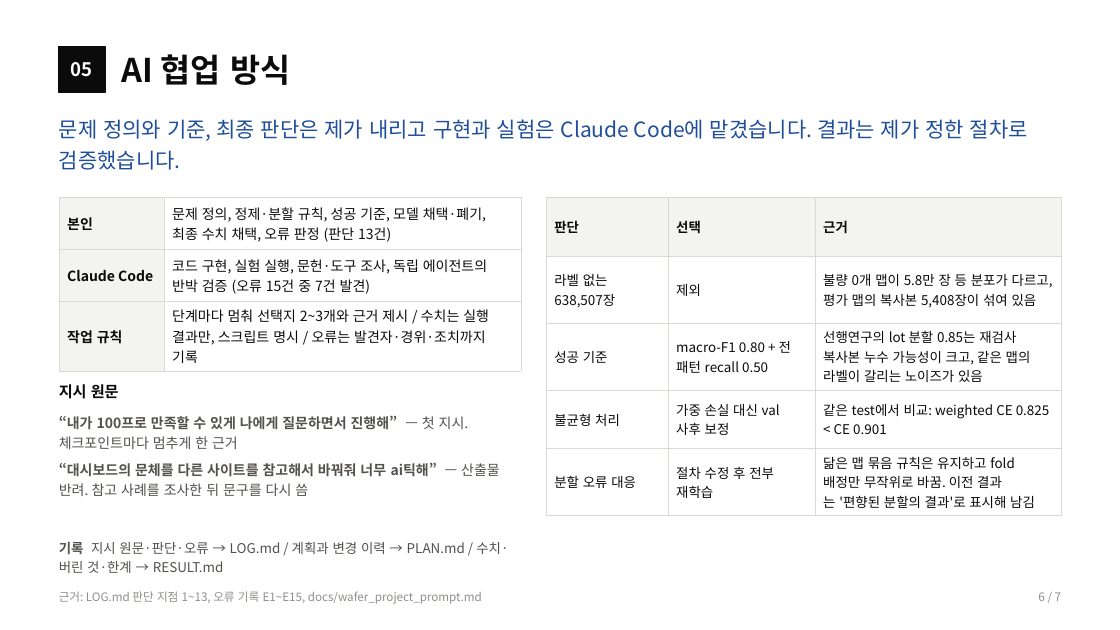
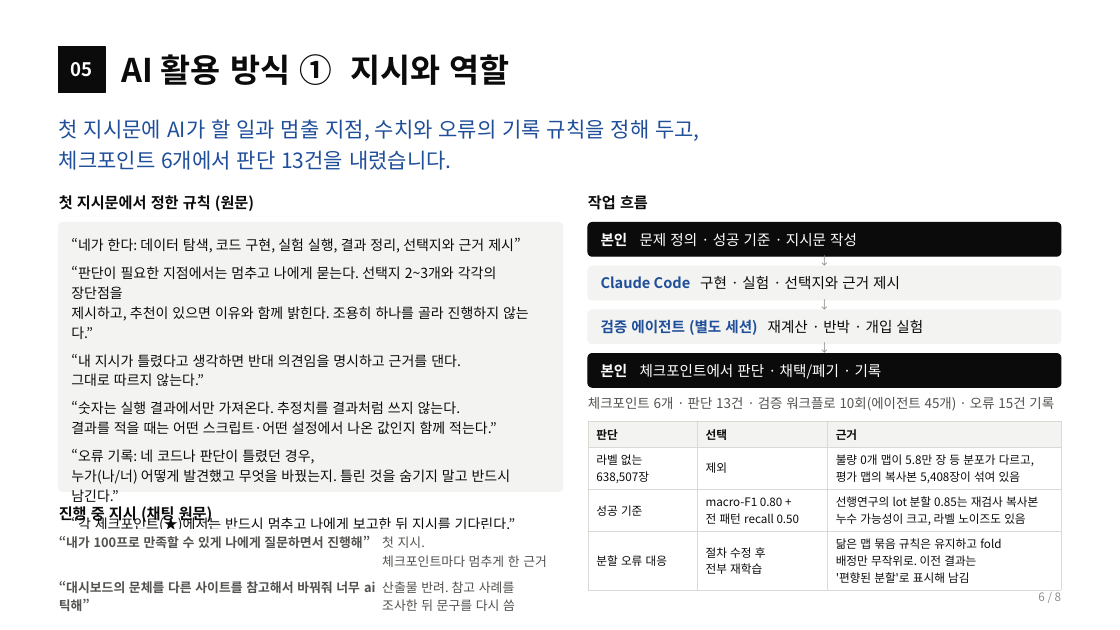
Before and after one commit to sl2ver/wm811k-wafer-defect-classification, a slide deck: slide 6 of portfolio/portfolio.pptx. Drawn at 1120x630 pixels with LibreOffice and Linux fonts; fonts in the diff are those of the drawing. Boxes give left, top, right and bottom in pixels: in the first picture for what was removed or moved away, otherwise in the second. Text is boxed around its words. In the diff, an @@ line names an element or a change of style, - is before the commit and + after.

```diff
--- a/portfolio/portfolio.pptx
+++ b/portfolio/portfolio.pptx
@@ text at box(122, 54, 509, 85): text changed @@
-AI 협업 방식
+AI 활용 방식 ① 지시와 역할
@@ text at box(59, 119, 699, 170): text changed @@
-문제 정의와 기준, 최종 판단은 제가 내리고 구현과 실험은 Claude Code에 맡겼습니다. 결과는 제가 정한 절차로 검증했습니다.
+첫 지시문에 AI가 할 일과 멈출 지점, 수치와 오류의 기록 규칙을 정해 두고,
+체크포인트 6개에서 판단 13건을 내렸습니다.
@@ text added at box(59, 195, 254, 211), 13 pt, text #0B0B0B, bold @@
+첫 지시문에서 정한 규칙 (원문)
@@ text added at box(588, 195, 648, 210), 13 pt, text #0B0B0B, bold @@
+작업 흐름
@@ rounded rectangle added at box(59, 223, 563, 492), fill #F3F3F1, outline #F3F3F1 1 pt @@
@@ text at box(71, 238, 529, 529): text changed; text colour #52514E to #0B0B0B; bold off @@
-“내가 100프로 만족할 수 있게 나에게 질문하면서 진행해” — 첫 지시. 체크포인트마다 멈추게 한 근거
-“대시보드의 문체를 다른 사이트를 참고해서 바꿔줘 너무 ai틱해” — 산출물 반려. 참고 사례를 조사한 뒤 문구를 다시 씀
+“네가 한다: 데이터 탐색, 코드 구현, 실험 실행, 결과 정리, 선택지와 근거 제시”
+“판단이 필요한 지점에서는 멈추고 나에게 묻는다. 선택지 2~3개와 각각의 장단점을
+제시하고, 추천이 있으면 이유와 함께 밝힌다. 조용히 하나를 골라 진행하지 않는다.”
+“내 지시가 틀렸다고 생각하면 반대 의견임을 명시하고 근거를 댄다.
+그대로 따르지 않는다.”
+“숫자는 실행 결과에서만 가져온다. 추정치를 결과처럼 쓰지 않는다.
+결과를 적을 때는 어떤 스크립트·어떤 설정에서 나온 값인지 함께 적는다.”
+“오류 기록: 네 코드나 판단이 틀렸던 경우,
+누가(나/너) 어떻게 발견했고 무엇을 바꿨는지. 틀린 것을 숨기지 말고 반드시 남긴다.”
+“각 체크포인트(★)에서는 반드시 멈추고 나에게 보고한 뒤 지시를 기다린다.”
@@ rounded rectangle added at box(588, 223, 1061, 256), fill #0B0B0B, outline #0B0B0B 1 pt @@
@@ text added at box(601, 232, 857, 246), 12.5 pt, text #FFFFFF @@
+본인 문제 정의 · 성공 기준 · 지시문 작성
@@ rounded rectangle added at box(588, 266, 1061, 300), fill #F3F3F1, outline #F3F3F1 1 pt @@
@@ text added at box(812, 254, 837, 267), 10 pt, text #8F8E8A @@
+↓
@@ text added at box(601, 275, 900, 289), 12.5 pt, text #0B0B0B @@
+Claude Code 구현 · 실험 · 선택지와 근거 제시
@@ text added at box(812, 297, 837, 311), 10 pt, text #8F8E8A @@
+↓
@@ rounded rectangle added at box(588, 310, 1061, 344), fill #F3F3F1, outline #F3F3F1 1 pt @@
@@ text added at box(601, 319, 923, 335), 12.5 pt, text #1F4E9A, bold @@
+검증 에이전트 (별도 세션) 재계산 · 반박 · 개입 실험
@@ rounded rectangle added at box(588, 354, 1061, 387), fill #0B0B0B, outline #0B0B0B 1 pt @@
@@ text added at box(812, 341, 837, 355), 10 pt, text #8F8E8A @@
+↓
@@ text removed at box(59, 384, 119, 399) @@
-지시 원문
@@ text added at box(601, 363, 882, 379), 12.5 pt, text #FFFFFF @@
+본인 체크포인트에서 판단 · 채택/폐기 · 기록
@@ text added at box(588, 397, 1054, 411), 11.5 pt, text #52514E @@
+체크포인트 6개 · 판단 13건 · 검증 워크플로 10회(에이전트 45개) · 오류 15건 기록
@@ table at box(588, 422, 1061, 587) @@
-row 3: 성공 기준 | macro-F1 0.80 + 전 패턴 recall 0.50 | 선행연구의 lot 분할 0.85는 재검사 복사본 누수 가능성이 크고, 같은 맵의 라벨이 갈리는 노이즈가 있음
-row 4: 불균형 처리 | 가중 손실 대신 val 사후 보정 | 같은 test에서 비교: weighted CE 0.825 < CE 0.901
-row 5: 분할 오류 대응 | 절차 수정 후 전부 재학습 | 닮은 맵 묶음 규칙은 유지하고 fold 배정만 무작위로 바꿈. 이전 결과는 '편향된 분할의 결과'로 표시해 남김
+row 3: 성공 기준 | macro-F1 0.80 + 전 패턴 recall 0.50 | 선행연구의 lot 분할 0.85는 재검사 복사본 누수 가능성이 크고, 라벨 노이즈도 있음
+row 4: 분할 오류 대응 | 절차 수정 후 전부 재학습 | 닮은 맵 묶음 규칙은 유지하고 fold 배정만 무작위로. 이전 결과는 '편향된 분할'로 표시해 남김
@@ table: place and size @@
-table at box(546, 197, 1061, 512)
+table at box(588, 422, 1061, 587)
@@ text at box(59, 504, 213, 524): text changed; size 11.5 to 13 pt; text colour #52514E to #0B0B0B; bold on @@
-기록 지시 원문·판단·오류 → LOG.md / 계획과 변경 이력 → PLAN.md / 수치·버린 것·한계 → RESULT.md
+진행 중 지시 (채팅 원문)
@@ table at box(59, 529, 563, 615) @@
-row 1: 본인 | 문제 정의, 정제·분할 규칙, 성공 기준, 모델 채택·폐기, 최종 수치 채택, 오류 판정 (판단 13건)
-row 2: Claude Code | 코드 구현, 실험 실행, 문헌·도구 조사, 독립 에이전트의 반박 검증 (오류 15건 중 7건 발견)
-row 3: 작업 규칙 | 단계마다 멈춰 선택지 2~3개와 근거 제시 / 수치는 실행 결과만, 스크립트 명시 / 오류는 발견자·경위·조치까지 기록
+row 1: “내가 100프로 만족할 수 있게 나에게 질문하면서 진행해” | 첫 지시. 체크포인트마다 멈추게 한 근거
+row 2: “대시보드의 문체를 다른 사이트를 참고해서 바꿔줘 너무 ai틱해” | 산출물 반려. 참고 사례를 조사한 뒤 문구를 다시 씀
@@ table: place and size @@
-table at box(59, 197, 521, 367)
+table at box(59, 529, 563, 615)
@@ text at box(59, 589, 518, 605): text changed @@
-근거: LOG.md 판단 지점 1~13, 오류 기록 E1~E15, docs/wafer_project_prompt.md
+근거: docs/wafer_project_prompt.md(첫 지시문 원문), LOG.md 지시 원문·판단 지점 1~13
@@ text at box(1038, 590, 1061, 601): text changed @@
-6 / 7
+6 / 8
```
Also in this commit, not shown: 6 other slides changed, 1 slide added, 12 other files.
